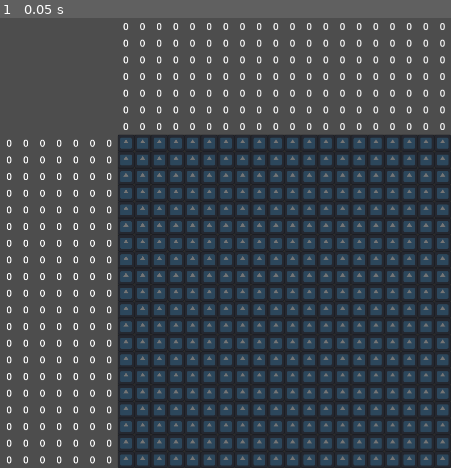
Above: before the commit, frame 1.
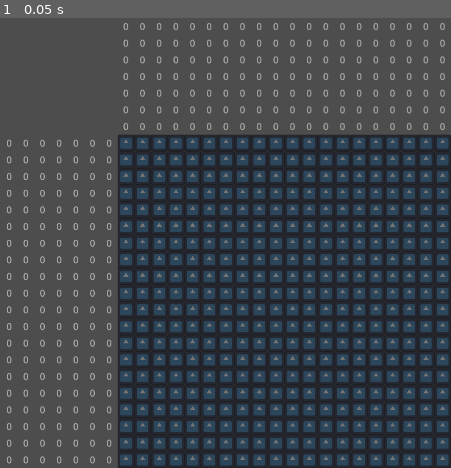
Above: after the commit, the same moment.

Repository: Kamranaway/Touhou-Fan-Game-Jam-11
Game: Godot game, scene res://assets/scenes/Puzzle.tscn
Same seed, same stepped clock (60 frames per second), same inputs: the game is played once before the commit and once after it. The project has no main scene, so this scene is started directly. The engine's default icon, where the game draws it, is replaced by a stand-in: a white triangle on a blue panel in a dark square.
Inputs:
- Up to frame 1 (0.05 s): no input

The runs differ from the first frame. In frame 1, 3.0% of the frame differs, in the area x 1-99%, y 1-100%.

Commit message:
Hints can gray out

Diff:
--- a/assets/scripts/Hint.gd
+++ b/assets/scripts/Hint.gd
@@ -12,6 +12,10 @@
 	$CenterContainer/HintLabel.visible = is_visible
 
 func grey_out(is_grey: bool):
-	#if is_grey:
-		#self.modulate
-	pass
+	if is_grey:
+		self.modulate = Color.DARK_GRAY
+	else:
+		self.modulate = Color.WHITE
+
+func _ready():
+	grey_out(true)
